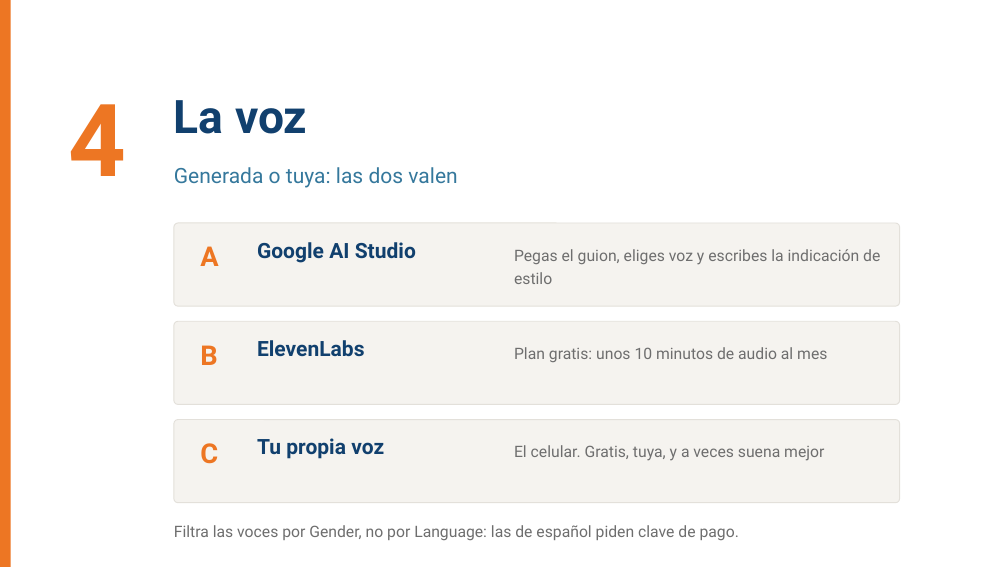
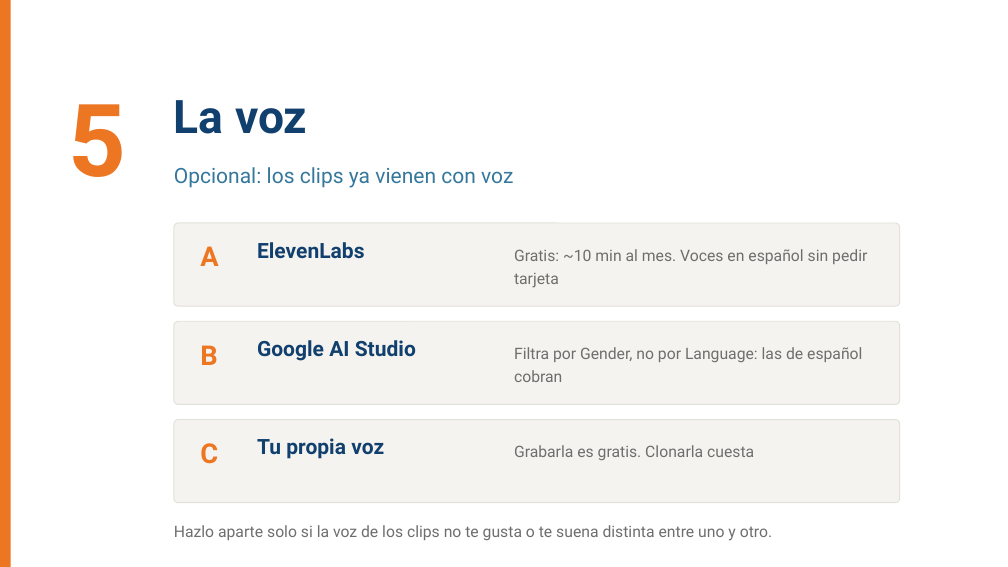
Before and after one commit to BioAITeamLearning/IntroInfo_2026_02_Ucaldas, a slide deck: slide 11 of _static/sesion06/S06_audio_imagen_video.pptx (slide 10 before the commit). Drawn at 1008x567 pixels with LibreOffice and Linux fonts; fonts in the diff are those of the drawing. Boxes give left, top, right and bottom in pixels: in the first picture for what was removed or moved away, otherwise in the second. Text is boxed around its words. In the diff, an @@ line names an element or a change of style, - is before the commit and + after.

```diff
--- a/_static/sesion06/S06_audio_imagen_video.pptx
+++ b/_static/sesion06/S06_audio_imagen_video.pptx
@@ text at bbox=[68, 104, 126, 177]: text changed @@
-4
+5
@@ text at bbox=[174, 167, 513, 188]: text changed @@
-Generada o tuya: las dos valen
+Opcional: los clips ya vienen con voz
@@ text at bbox=[257, 242, 365, 259]: text changed @@
-Google AI Studio
+ElevenLabs
@@ text at bbox=[514, 249, 867, 288]: text changed @@
-Pegas el guion, eliges voz y escribes la indicación de estilo
+Gratis: ~10 min al mes. Voces en español sin pedir tarjeta
@@ text at bbox=[257, 340, 416, 361]: text changed @@
-ElevenLabs
+Google AI Studio
@@ text at bbox=[514, 347, 862, 382]: text changed @@
-Plan gratis: unos 10 minutos de audio al mes
+Filtra por Gender, no por Language: las de español cobran
@@ text at bbox=[514, 445, 754, 460]: text changed @@
-El celular. Gratis, tuya, y a veces suena mejor
+Grabarla es gratis. Clonarla cuesta
@@ text at bbox=[174, 525, 772, 541]: text changed @@
-Filtra las voces por Gender, no por Language: las de español piden clave de pago.
+Hazlo aparte solo si la voz de los clips no te gusta o te suena distinta entre uno y otro.
```
Also in this commit, not shown: 6 other slides changed, 8 slides added, 7 slides removed, 7 other files.
